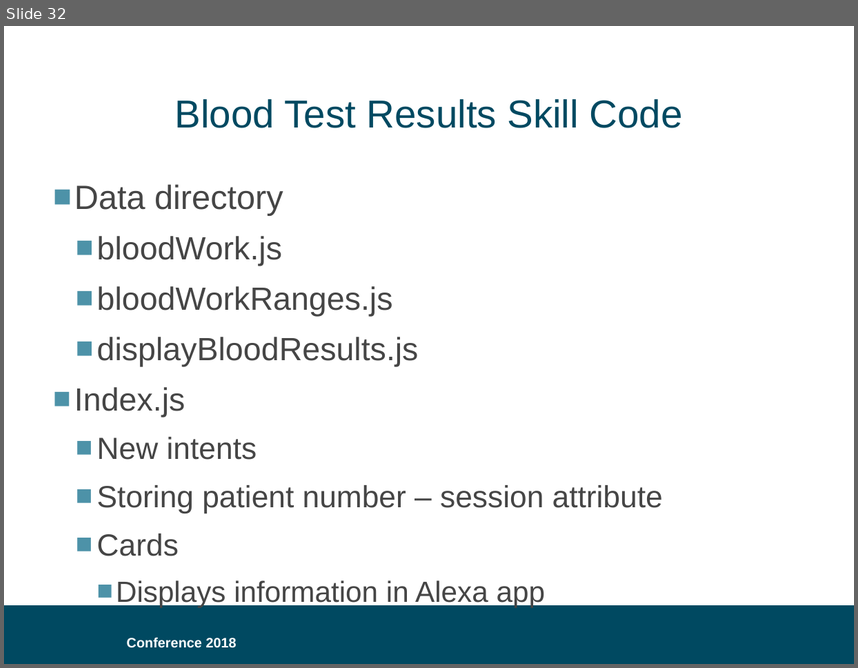
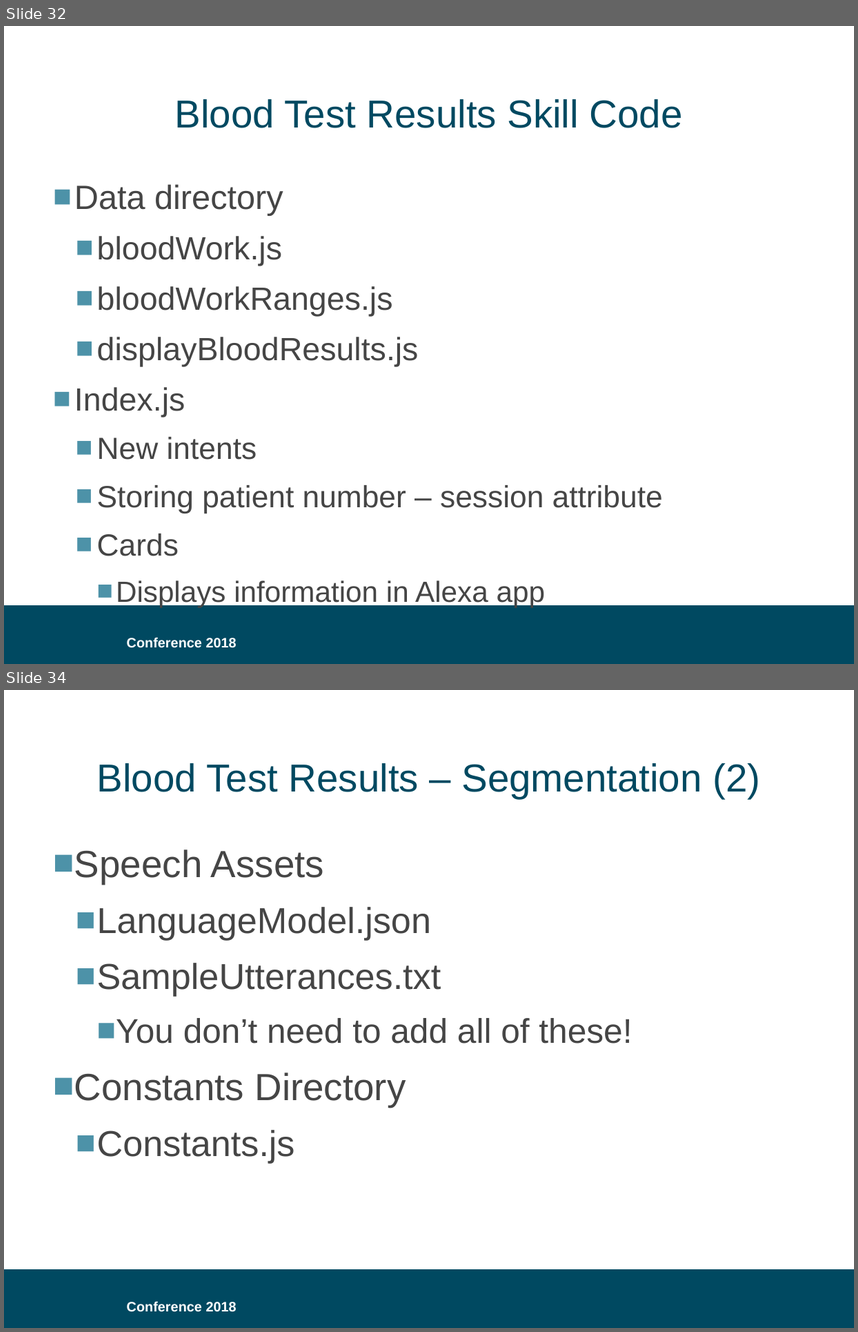
Before and after one commit to bklug/introductory-alexa-workshop, a slide deck: build-an-alexa-skill-for.pptx. Shown one above the other, each under a label of ours: slide 32 before the commit, slides 32 and 34 after it; the slides between them are not shown. The pictures are 858x668 and 858x1332 pixels, drawn with LibreOffice and Linux fonts; fonts in the diff are those of the drawing; background and template pictures are left out. Boxes give left, top, right and bottom in pixels: in the first picture for what was removed or moved away, otherwise in the second. Text is boxed around its words. In the diff, an @@ line names an element or a change of style, - is before the commit and + after.

```diff
--- a/build-an-alexa-skill-for.pptx
+++ b/build-an-alexa-skill-for.pptx
@@ slide 34 added at box(4, 690, 854, 1328), background #FFFFFF; not listed: 2 template elements that a slide beside it also shows @@
@@ title added at box(97, 763, 760, 798), 33 pt, text #004961 @@
+Blood Test Results – Segmentation (2)
@@ text added at box(74, 849, 632, 1163), 30.5 pt, text #454545 @@
+■ Speech Assets
+  ■ LanguageModel.json
+  ■ SampleUtterances.txt
+    ■ You don’t need to add all of these!
+■ Constants Directory
+  ■ Constants.js
```
Also in this commit, not shown: 4 slides changed, 2 other slides added.
